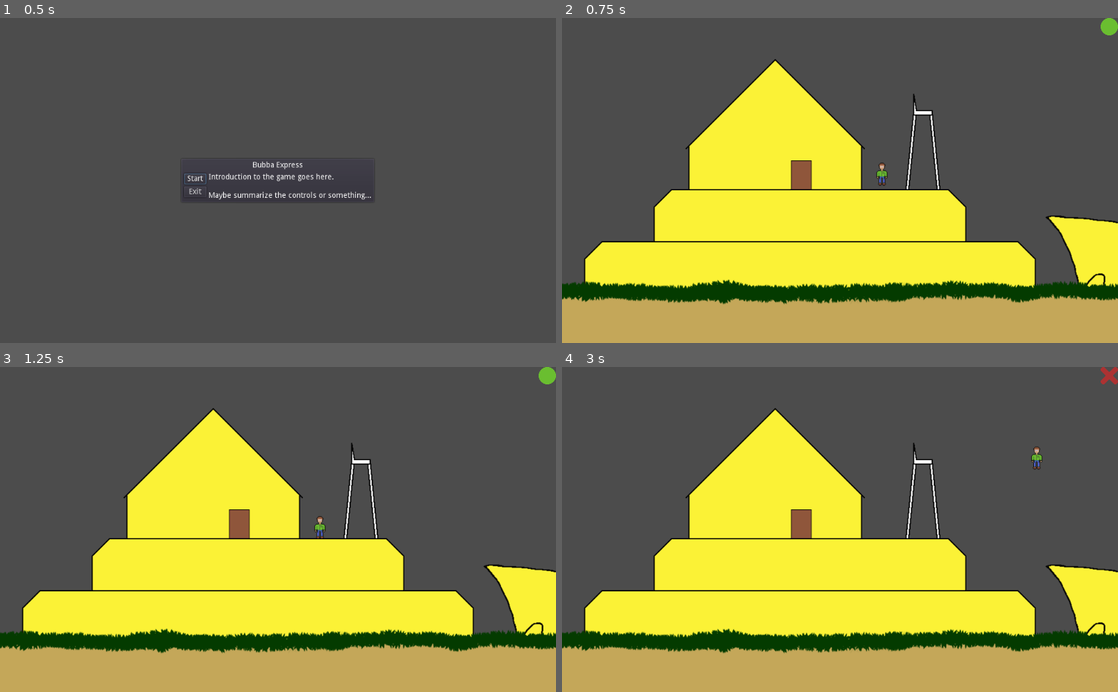
Above: before the commit, frames 1-4 (two rows, left to right).
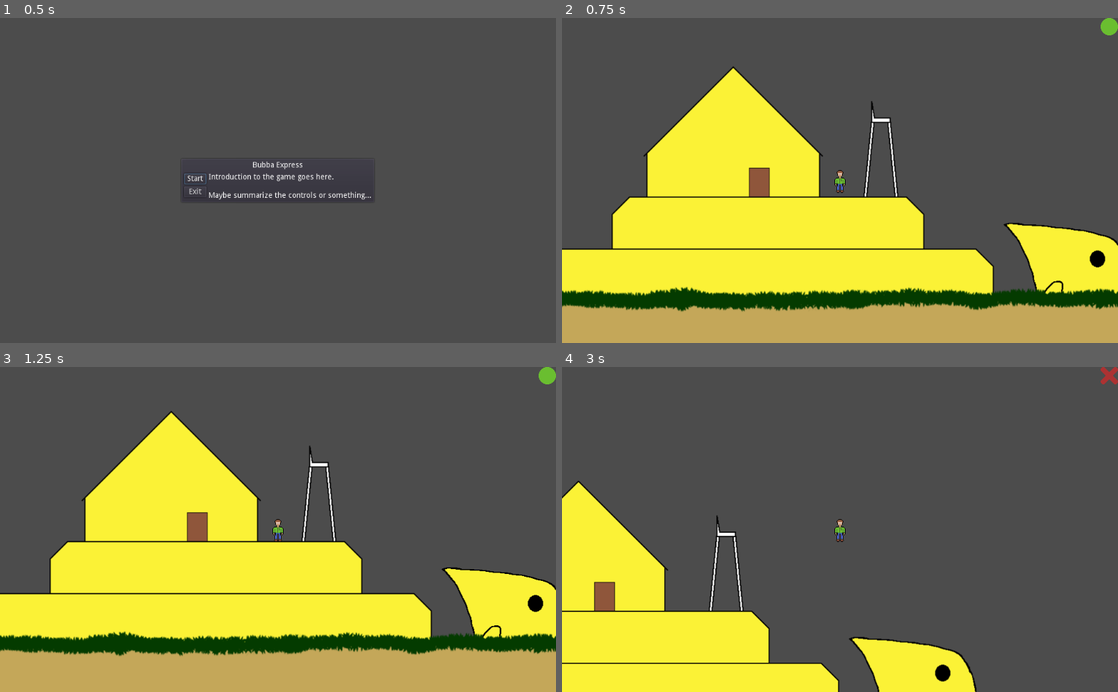
Above: after the commit, the same moments.

Repository: pizzasgood/BubbaExpress_LD46
Game: Godot game, scene res://TitleScreen.tscn
The game is run twice, just before and just after one commit, with the same random seed, the same clock (stepped at 60 frames per second) and the same inputs.
Inputs (mouse positions are in pixels of both pictures, inside the frame that each line leads up to):
- Up to frame 1 (0.5 s): no input
- Up to frame 2 (0.75 s): click "Start" at 0.5 s
- Up to frame 3 (1.25 s): no input
- Up to frame 4 (3 s): click (1106, 529) at 1.25 s; tap Enter at 2 s; hold Space (jump) 2.03-2.78 s; hold Right (ui_right) from 2.03 s (still down); tap Space (jump) at 2.85 s

Frame 1 is identical in both runs. In frame 2, 21% of the frame differs, in the area x 0-100%, y 12-91%; in frame 3, 18%; in frame 4, 50%, in the area x 0-100%, y 12-100%.
Error before the commit: Invalid get index '0' (on base: 'Array'). (res://terrain/Acid.gd:6)

Commit message:
Give player HP and ability to die

Diff:
--- a/Player.gd
+++ b/Player.gd
@@ -8,6 +8,8 @@
 var jump_started = 0
 var last_state = "null"
 var current_state = "null"
+
+var hp = 100
 
 onready var sprite = find_node("Sprite")
 
@@ -26,14 +28,11 @@
 		move_and_slide(velocity, Vector2.UP)
 		if is_on_ceiling():
 			jumping = false
-			current_state = "ouch!"
 	else:
 		if is_on_floor():
 			velocity.y = 0
-			current_state = "standing"
 		else:
 			velocity.y += 9.81
-			current_state = "falling"
 		move_and_slide_with_snap(velocity, Vector2.DOWN, Vector2.UP)
 
 
@@ -52,12 +51,28 @@
 		if is_on_floor():
 			jumping = true
 			jump_started = OS.get_ticks_msec()
-			print("jumping")
 		if OS.get_ticks_msec() < jump_started + jump_control_time:
 			velocity.y = -jump_speed
-			current_state = "ascending"
 		else:
 			jumping = false
-			current_state = "falling"
 	else:
 		jumping = false
+
+func _on_DamageFlash_timeout():
+	sprite.modulate = Color(1, 1, 1, 1)
+
+func damage(amount):
+	change_hp(-amount)
+
+func change_hp(amount):
+	if amount > 0:
+		sprite.modulate = Color(0, 1, 0.25, 1)
+	else:
+		sprite.modulate = Color(1, 0, 0, 1)
+	$DamageFlash.start()
+	hp += amount
+	if hp <= 0:
+		call_deferred("die")
+
+func die():
+	get_tree().get_current_scene().find_node("GameOver").activate()
--- a/Player.tscn
+++ b/Player.tscn
@@ -6,7 +6,9 @@
 [sub_resource type="CapsuleShape2D" id=1]
 radius = 10.8977
 
-[node name="Player" type="KinematicBody2D"]
+[node name="Player" type="KinematicBody2D" groups=[
+"player",
+]]
 script = ExtResource( 2 )
 
 [node name="Sprite" type="Sprite" parent="."]
@@ -21,3 +23,11 @@
 __meta__ = {
 "_edit_lock_": true
 }
+
+[node name="Camera2D" type="Camera2D" parent="."]
+current = true
+
+[node name="DamageFlash" type="Timer" parent="."]
+wait_time = 0.25
+one_shot = true
+[connection signal="timeout" from="DamageFlash" to="." method="_on_DamageFlash_timeout"]
